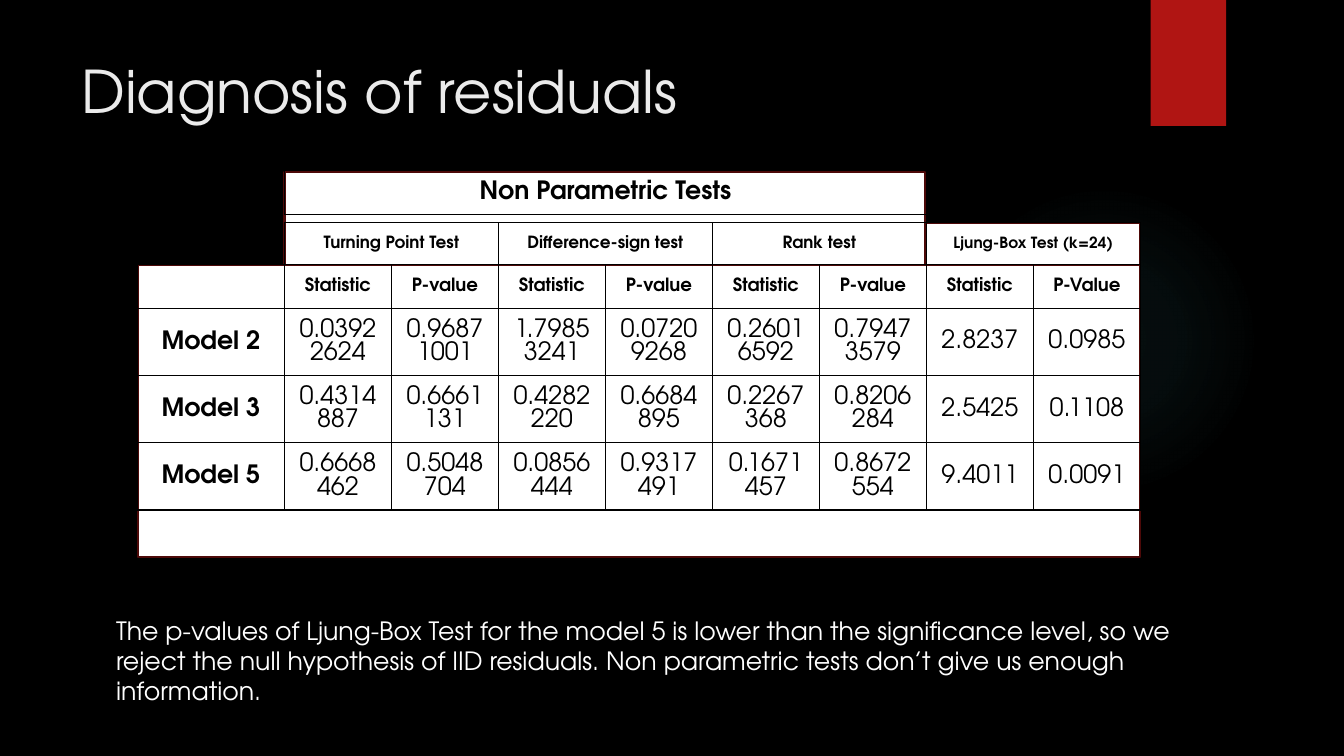
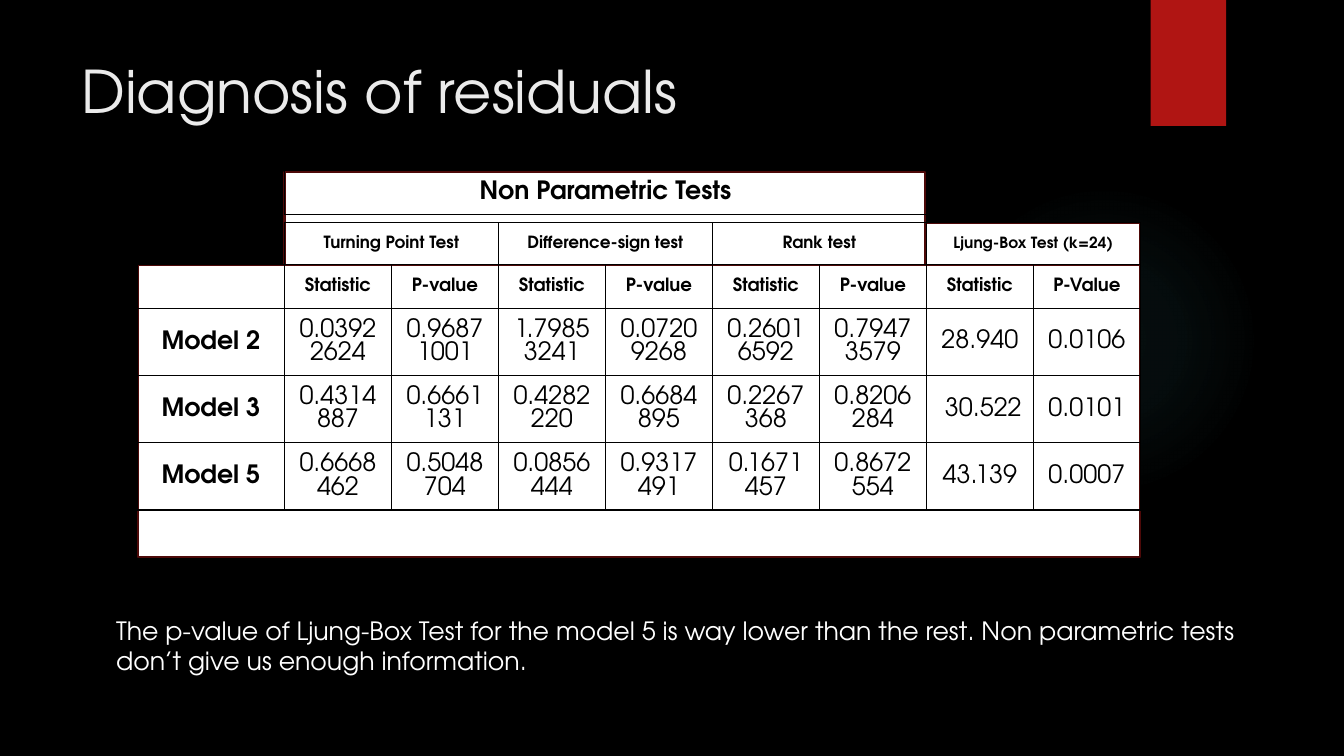
Before and after one commit to dvalher00/ourtimeseries_project, a slide deck: slide 16 of Time Series Project David Bravo.pptx. Drawn at 1344x756 pixels with LibreOffice and Linux fonts; fonts in the diff are those of the drawing; background and template pictures are left out. Boxes give left, top, right and bottom in pixels: in the first picture for what was removed or moved away, otherwise in the second. Text is boxed around its words. In the diff, an @@ line names an element or a change of style, - is before the commit and + after.

```diff
--- a/Time Series Project David Bravo.pptx
+++ b/Time Series Project David Bravo.pptx
@@ table at <box>138,265,1140,558</box> @@
-row 2, column 8: 2.8237
+row 2, column 8: 28.940
-row 2, column 9: 0.0985
+row 2, column 9: 0.0106
-row 3, column 8: 2.5425
+row 3, column 8: 30.522
-row 3, column 9: 0.1108
+row 3, column 9: 0.0101
-row 4, column 8: 9.4011
+row 4, column 8: 43.139
-row 4, column 9: 0.0091
+row 4, column 9: 0.0007
@@ text at <box>116,621,1234,676</box>: text changed @@
-The p-values of Ljung-Box Test for the model 5 is lower than the significance level, so we reject the null hypothesis of IID residuals. Non parametric tests don’t give us enough information.
+The p-value of Ljung-Box Test for the model 5 is way lower than the rest. Non parametric tests don’t give us enough information.
```
Also in this commit, not shown: 1 other slide changed, 1 slide added.
